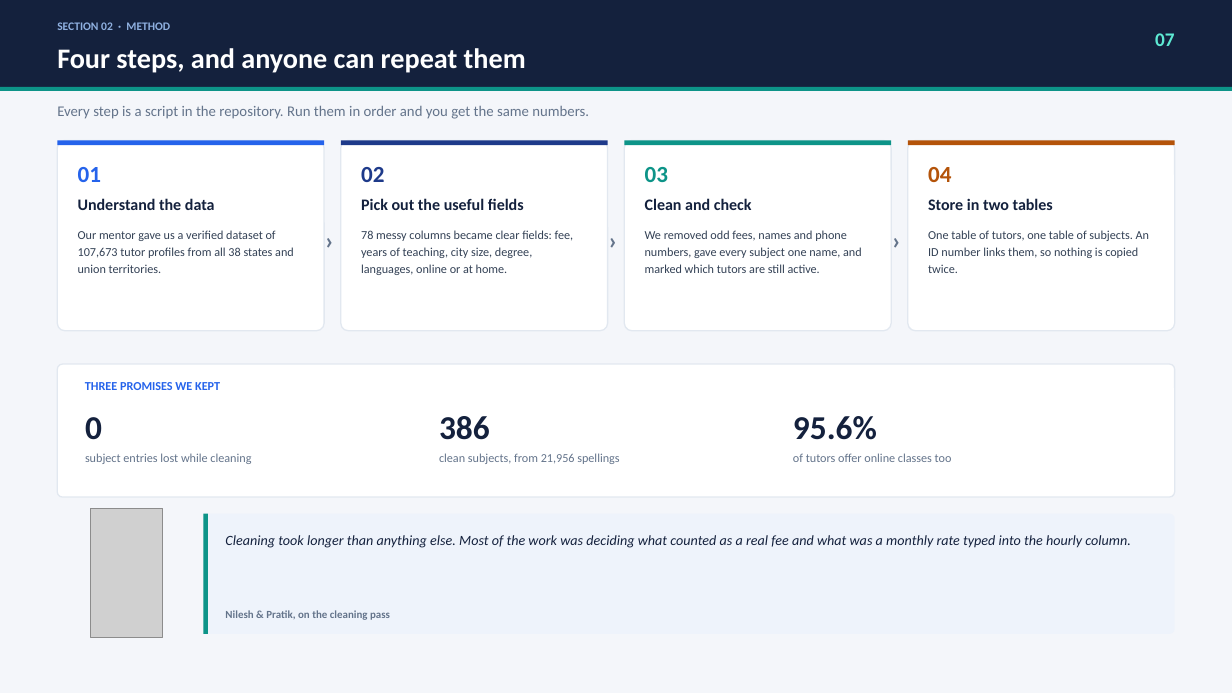
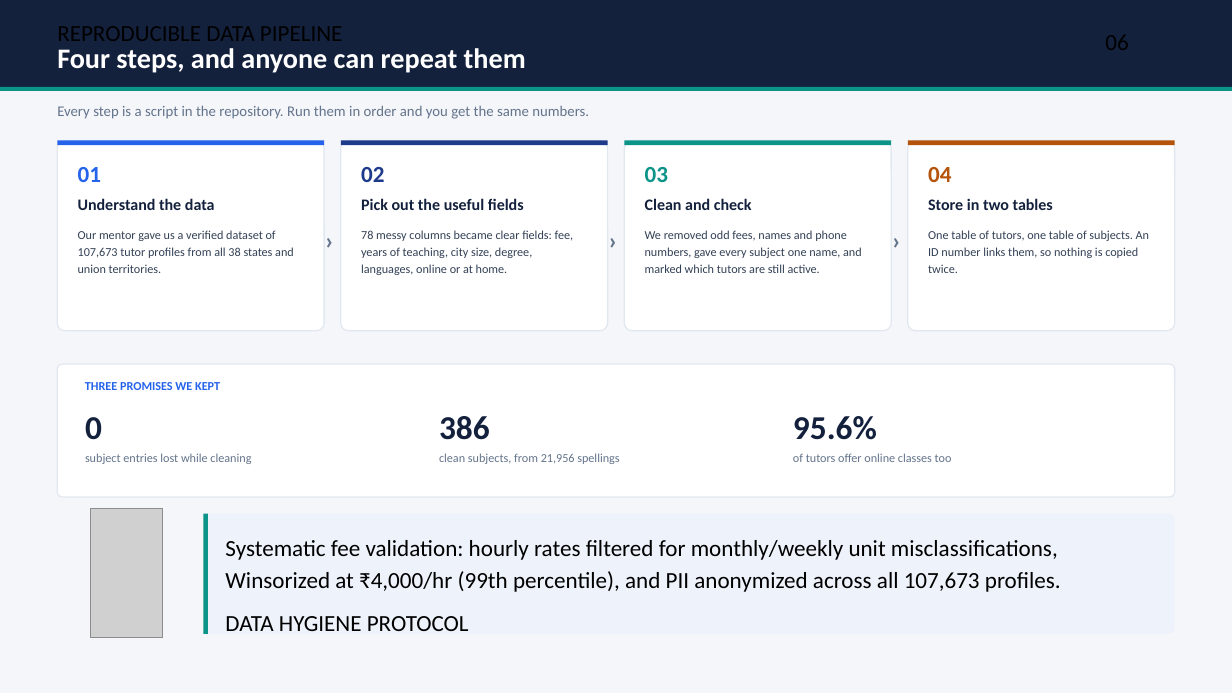
Before and after one commit to nilesh7757/BMPTUTORS, a slide deck: slide 6 of project_showcase_bundle/BMP_Tutors_Deck_Full.pptx (slide 7 before the commit). Drawn at 1232x693 pixels with LibreOffice and Linux fonts; fonts in the diff are those of the drawing; grey boxes stand for pictures. Boxes give left, top, right and bottom in pixels: in the first picture for what was removed or moved away, otherwise in the second. Text is boxed around its words. In the diff, an @@ line names an element or a change of style, - is before the commit and + after.

Commit message:
Refine deck: eliminate agenda slide, start directly with motivation, remove casual quotes and section tabs

```diff
--- a/project_showcase_bundle/BMP_Tutors_Deck_Full.pptx
+++ b/project_showcase_bundle/BMP_Tutors_Deck_Full.pptx
@@ text at <box>206,26,254,41</box>: text changed; size 9 to 18 pt; text colour #8FB0E0 to #000000; bold off @@
-SECTION 02 · METHOD
+REPRODUCIBLE DATA PIPELINE
@@ text removed at <box>1155,33,1174,46</box> @@
-07
@@ text at <box>225,540,1061,592</box>: text changed; size 11 to 18 pt; text colour #14213D to #000000; italic off @@
-Cleaning took longer than anything else. Most of the work was deciding what counted as a real fee and what was a monthly rate typed into the hourly column.
+Systematic fee validation: hourly rates filtered for monthly/weekly unit misclassifications, Winsorized at ₹4,000/hr (99th percentile), and PII anonymized across all 107,673 profiles.
@@ text at <box>225,616,469,631</box>: text changed; size 8.5 to 18 pt; text colour #64748B to #000000; bold off @@
-Nilesh & Pratik, on the cleaning pass
+DATA HYGIENE PROTOCOL
```
Also in this commit, not shown: 15 other slides changed, 1 slide removed, 3 other files.
